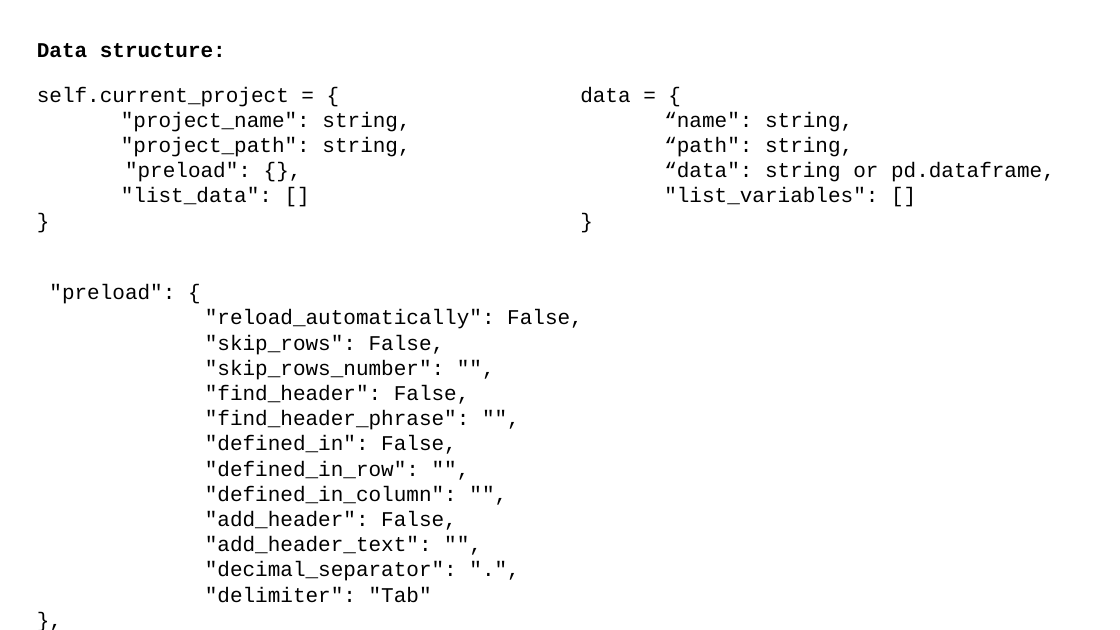
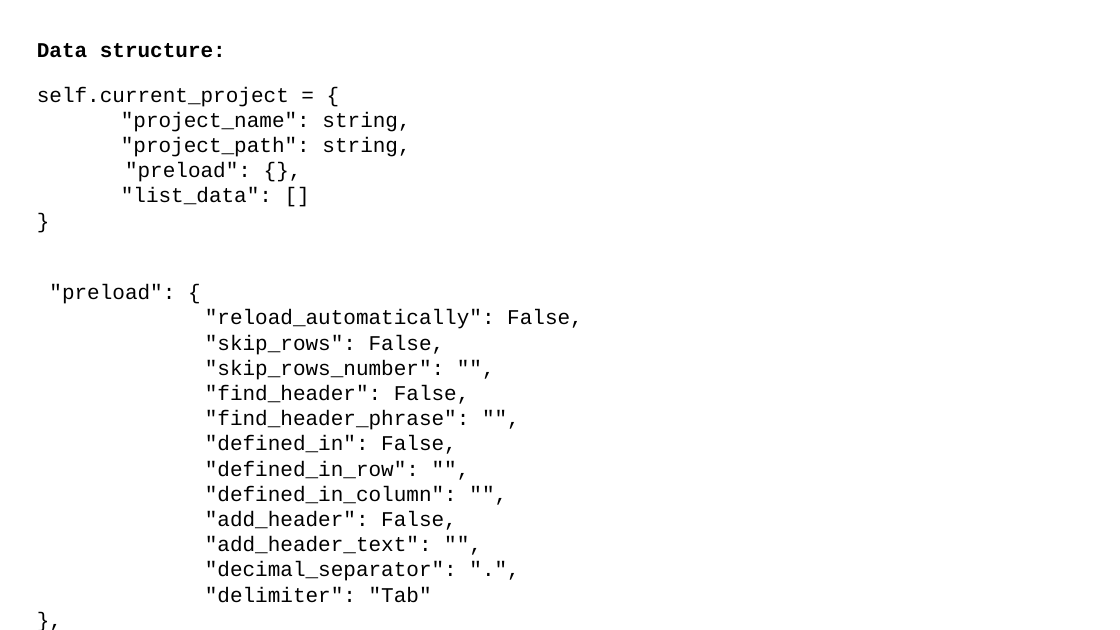
Before and after one commit to aslawek/AnJ-lyzer, a slide deck: slide 1 of manual.pptx. Drawn at 1120x630 pixels with LibreOffice and Linux fonts; fonts in the diff are those of the drawing. Boxes give left, top, right and bottom in pixels: in the first picture for what was removed or moved away, otherwise in the second. Text is boxed around its words. In the diff, an @@ line names an element or a change of style, - is before the commit and + after.

```diff
--- a/manual.pptx
+++ b/manual.pptx
@@ text removed at (580,87,1055,205) @@
-data = {
-“name": string,
-“path": string,
-“data": string or pd.dataframe,
-"list_variables": []
-}
```
Also in this commit, not shown: 1 slide added, 8 other files.
